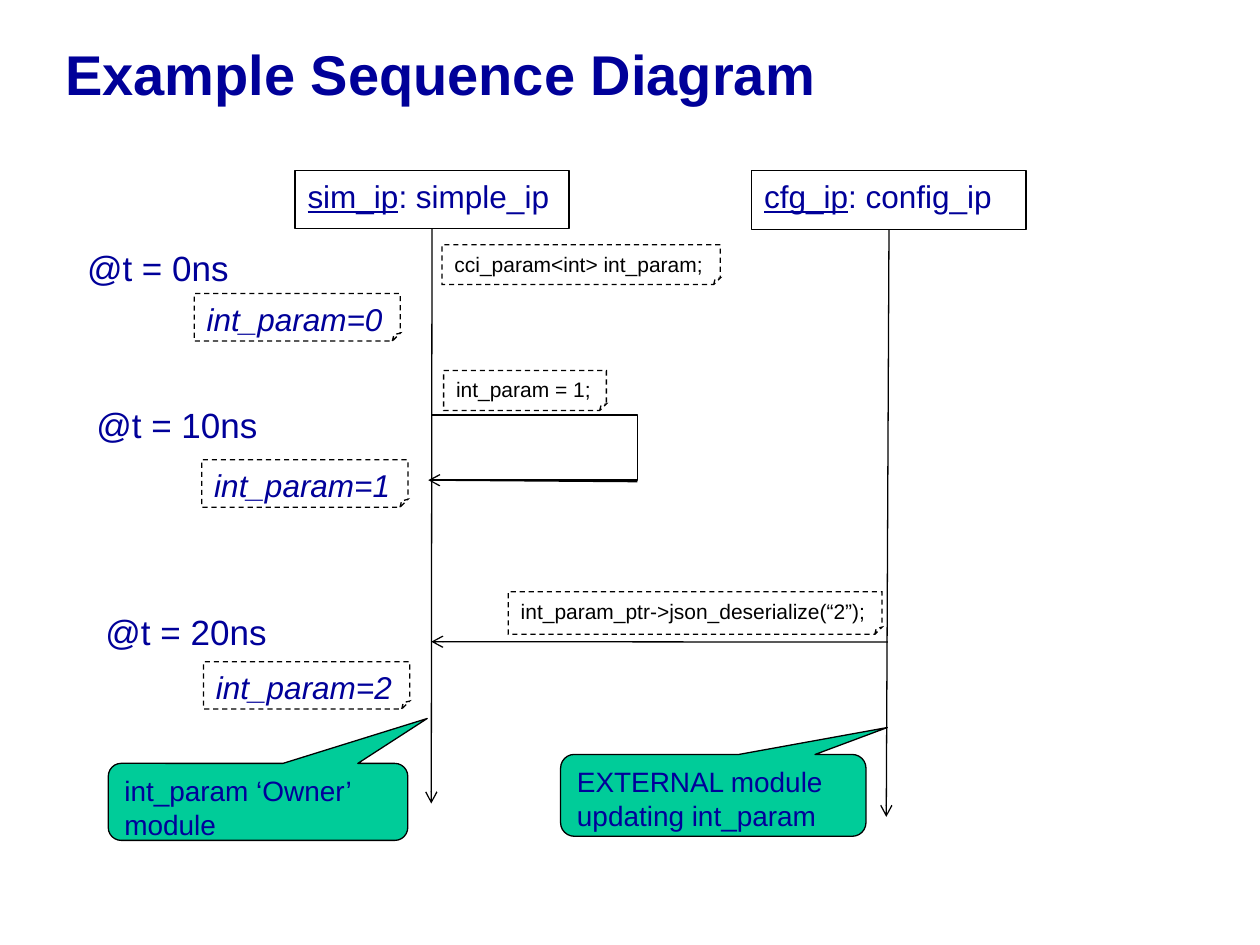
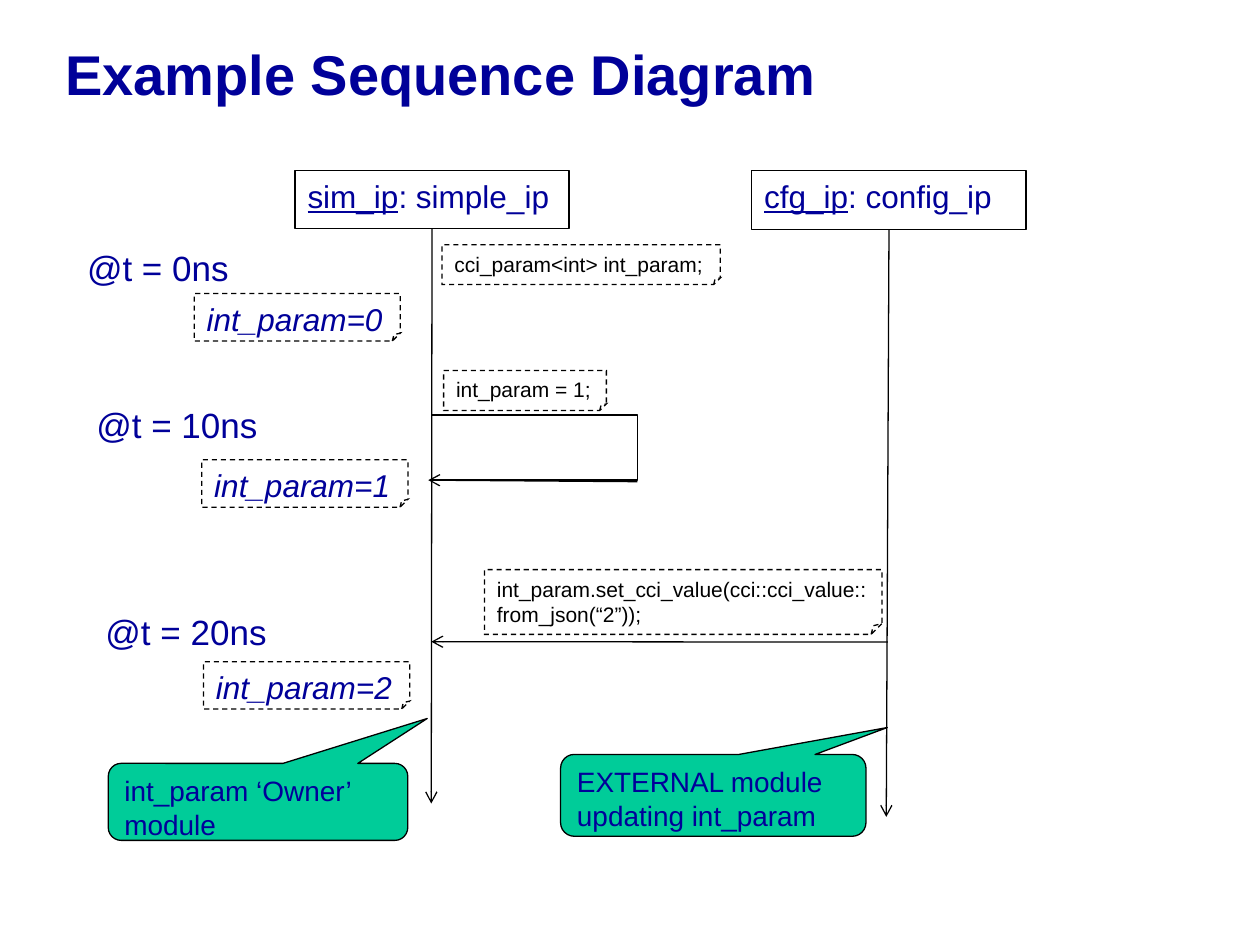
Before and after one commit to accellera-official/cci, a slide deck: slide 3 of examples/ex01_Simple_Int_Param/docs/ex01_Simple_Int_Param.ppt. Drawn at 1260x945 pixels with LibreOffice and Linux fonts; fonts in the diff are those of the drawing; background and template pictures are left out. Boxes give left, top, right and bottom in pixels: in the first picture for what was removed or moved away, otherwise in the second. Text is boxed around its words. In the diff, an @@ line names an element or a change of style, - is before the commit and + after.

Commit message:
Updated examples 1-4 to remove outdated terminolgy and code.
Slides including steps to run examples in Linux and MSVC will be added
to a separate ppt soon.

```diff
--- a/examples/ex01_Simple_Int_Param/docs/ex01_Simple_Int_Param.ppt
+++ b/examples/ex01_Simple_Int_Param/docs/ex01_Simple_Int_Param.ppt
@@ folded corner "int_param.set_cci_value(cci::cci_value::from_json(“2”));": place and size @@
-folded corner "int_param.set_cci_value(cci::cci_value::from_json(“2”));" at <box>508,592,882,635</box>
+folded corner "int_param.set_cci_value(cci::cci_value::from_json(“2”));" at <box>485,570,882,634</box>
@@ text in folded corner at <box>497,581,866,626</box>: text changed @@
-int_param_ptr->json_deserialize(“2”);
+int_param.set_cci_value(cci::cci_value::from_json(“2”));
```
Also in this commit, not shown: 1 other slide changed, 2 slides removed, 12 other files.
